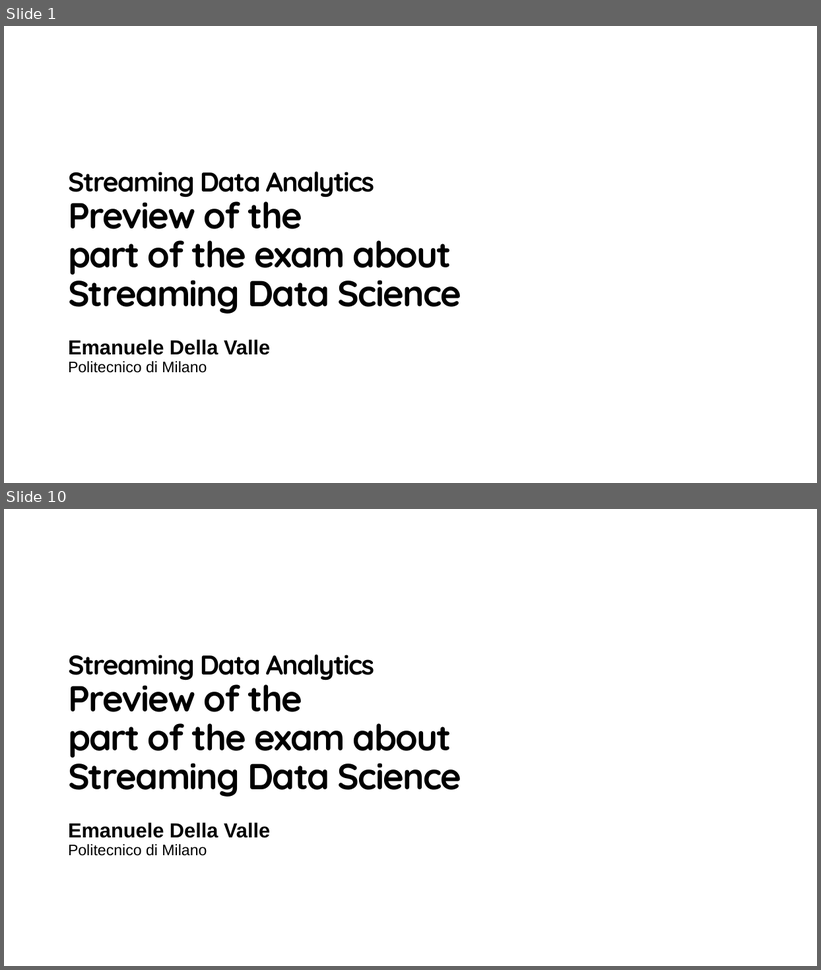
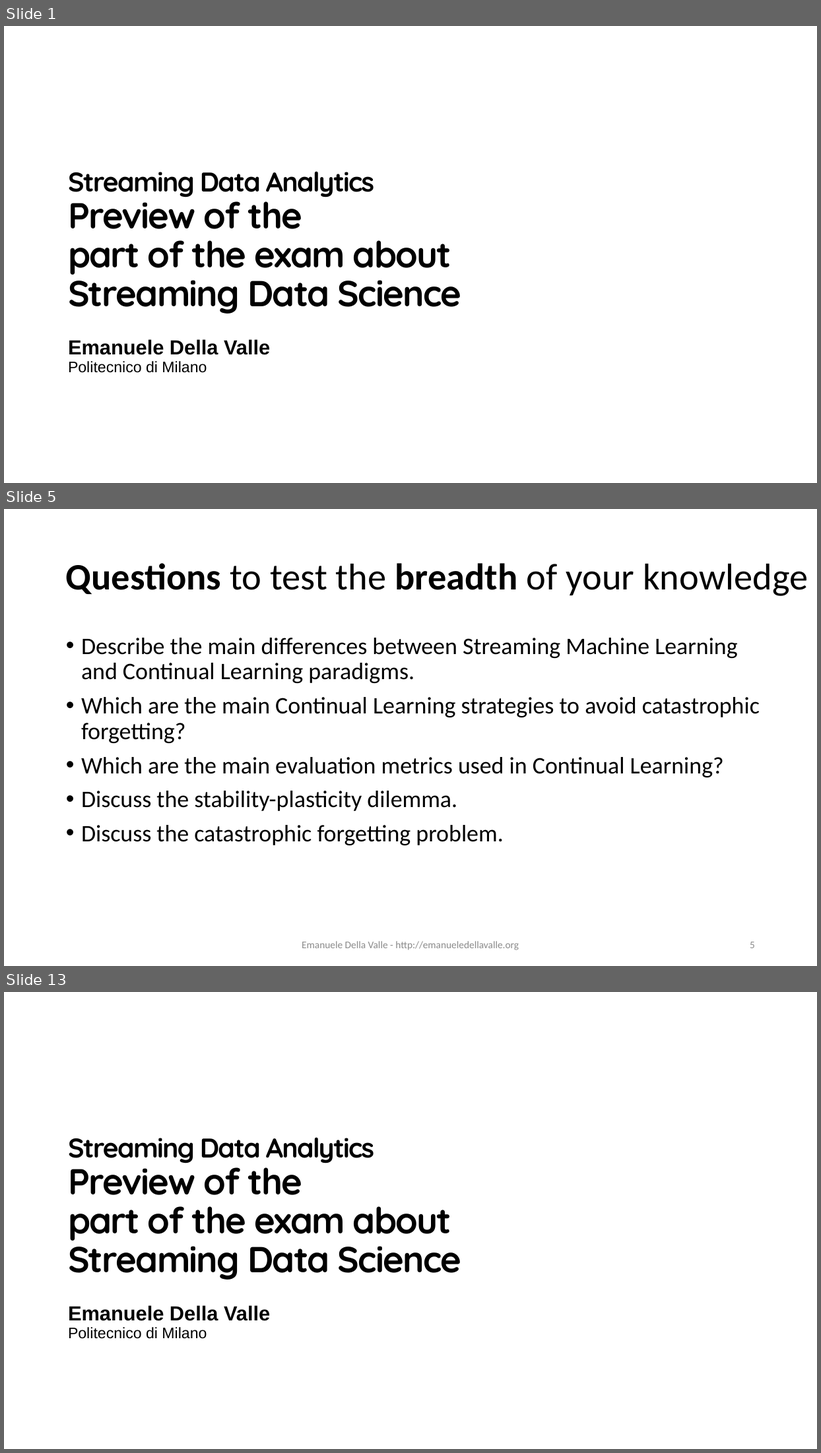
Before and after one commit to eugeniovaretti/streaming-data-analytics, a slide deck: lectures/11_SDS_exam-preview/11_Streaming-Data-Science_exam-preview.pptx. Shown one above the other, each under a label of ours: slides 1 and 10 before the commit, slides 1, 5 and 13 after it; the slides between them are not shown. The pictures are 821x970 and 821x1453 pixels, drawn with LibreOffice and Linux fonts; fonts in the diff are those of the drawing; background and template pictures are left out. Boxes give left, top, right and bottom in pixels: in the first picture for what was removed or moved away, otherwise in the second. Text is boxed around its words. In the diff, an @@ line names an element or a change of style, - is before the commit and + after.

```diff
--- a/lectures/11_SDS_exam-preview/11_Streaming-Data-Science_exam-preview.pptx
+++ b/lectures/11_SDS_exam-preview/11_Streaming-Data-Science_exam-preview.pptx
@@ slide 5 added at box(4, 509, 817, 966), background #FFFFFF @@
@@ title added at box(66, 563, 808, 596), 44 pt, text #000000 @@
+Questions to test the breadth of your knowledge
@@ text added at box(81, 638, 760, 846), 28 pt, text #000000 @@
+• Describe the main differences between Streaming Machine Learning and Continual Learning paradigms.
+• Which are the main Continual Learning strategies to avoid catastrophic forgetting?
+• Which are the main evaluation metrics used in Continual Learning?
+• Discuss the stability-plasticity dilemma.
+• Discuss the catastrophic forgetting problem.
@@ text added at box(302, 941, 519, 951), 12 pt, text #8C8C8C @@
+Emanuele Della Valle - http://emanueledellavalle.org
@@ page number added at box(750, 942, 755, 949), 12 pt, text #8C8C8C @@
+5
@@ what was slide 10 is now slide 13 @@
```
Also in this commit, not shown: 8 slides changed, 2 other slides added.
